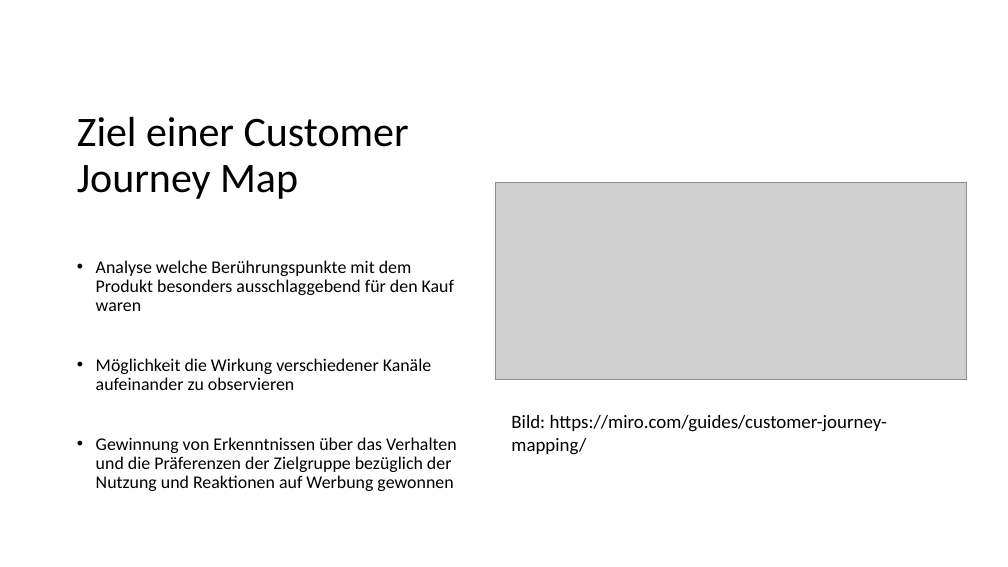
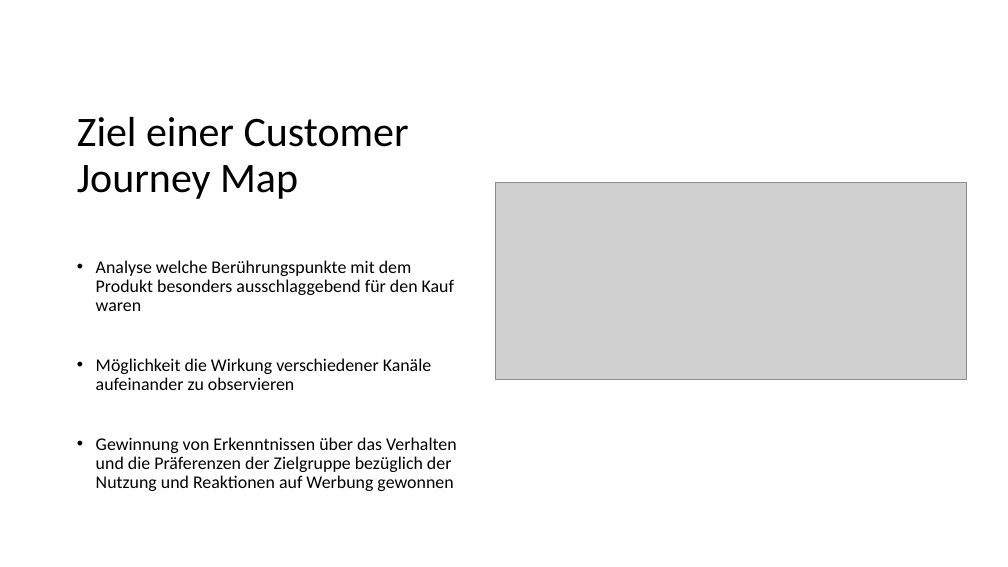
Before and after one commit to TimBoeckel/HCI-Sem-JourneyMaps, a slide deck: slide 3 of Praesentation/Präsentation_Tim.pptx. Drawn at 1008x567 pixels with LibreOffice and Linux fonts; fonts in the diff are those of the drawing; grey boxes stand for pictures. Boxes give left, top, right and bottom in pixels: in the first picture for what was removed or moved away, otherwise in the second. Text is boxed around its words. In the diff, an @@ line names an element or a change of style, - is before the commit and + after.

```diff
--- a/Praesentation/Präsentation_Tim.pptx
+++ b/Praesentation/Präsentation_Tim.pptx
@@ text removed at (511, 415, 887, 455) @@
-Bild: https://miro.com/guides/customer-journey-mapping/
```
Also in this commit, not shown: 7 other slides changed, 6 slides added, 1 slide removed.
